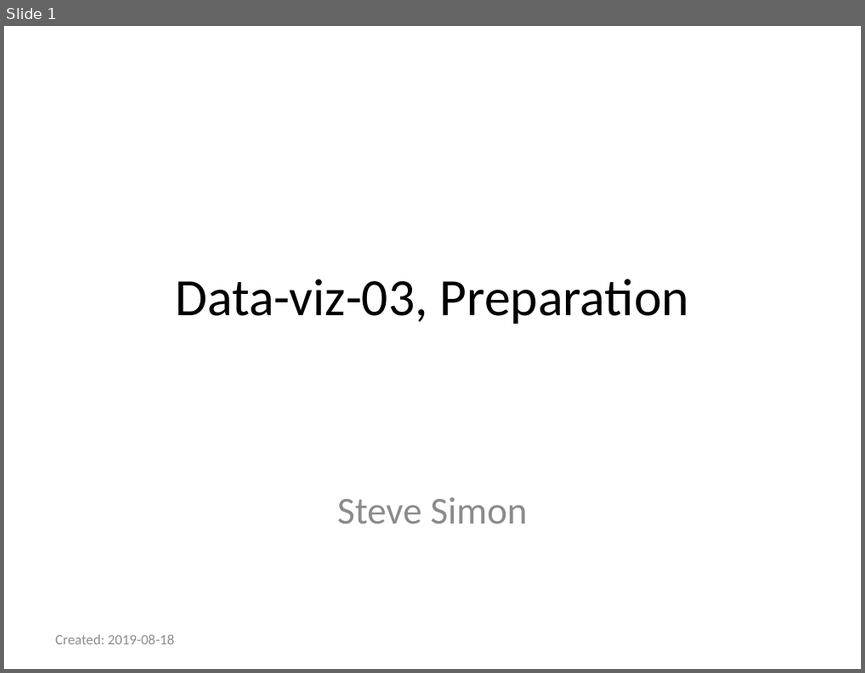
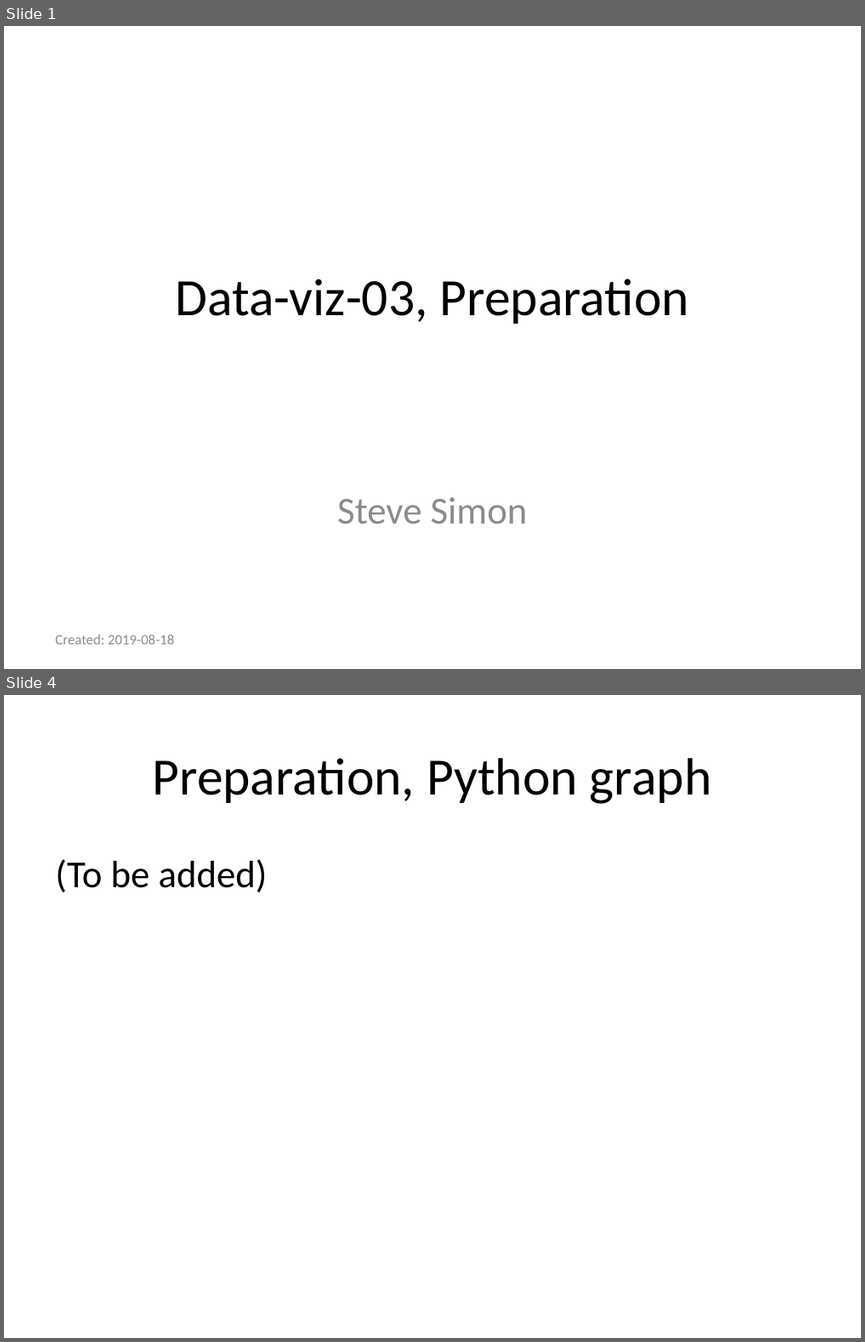
Before and after one commit to pmean/data-visualization, a slide deck: data-viz-03/component/preparation.pptx. Shown one above the other, each under a label of ours: slide 1 before the commit, slides 1 and 4 after it; the slides between them are not shown. The pictures are 865x673 and 865x1342 pixels, drawn with LibreOffice and Linux fonts; fonts in the diff are those of the drawing. Boxes give left, top, right and bottom in pixels: in the first picture for what was removed or moved away, otherwise in the second. Text is boxed around its words. In the diff, an @@ line names an element or a change of style, - is before the commit and + after.

```diff
--- a/data-viz-03/component/preparation.pptx
+++ b/data-viz-03/component/preparation.pptx
@@ slide 4 added at box(4, 695, 861, 1338), background #FFFFFF @@
@@ title added at box(153, 758, 711, 804), 44 pt, text #000000 @@
+Preparation, Python graph
@@ text added at box(55, 859, 268, 892), 32 pt, text #000000 @@
+(To be added)
```
Also in this commit, not shown: 1 slide changed, 3 other slides added, 4 slides removed, 15 other files.
